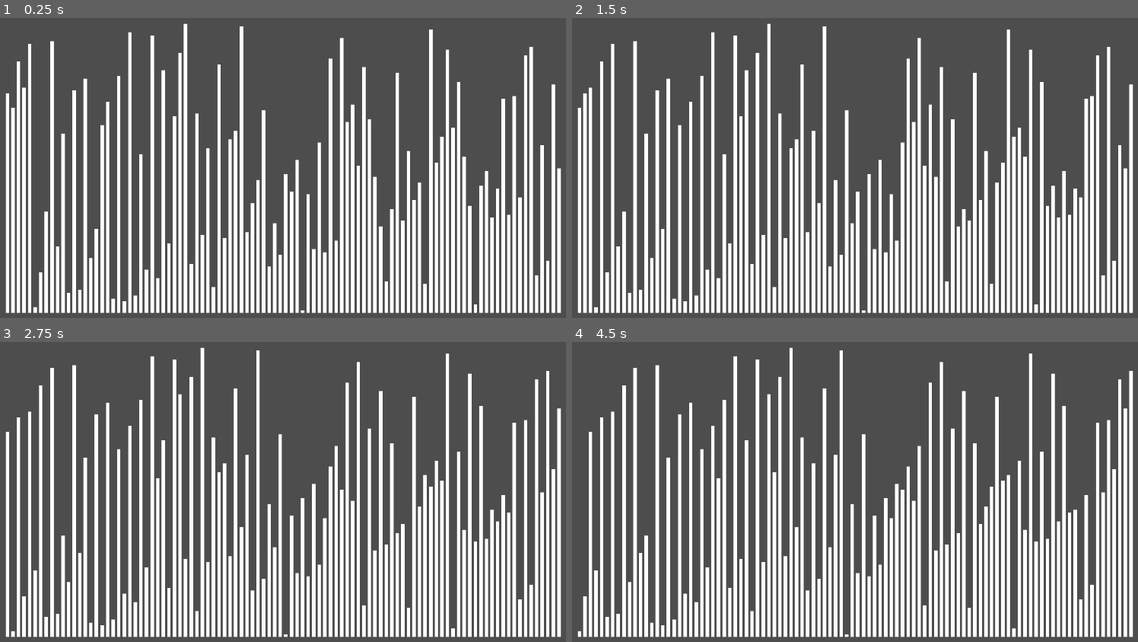
Above: before the commit, frames 1-4 (two rows, left to right).
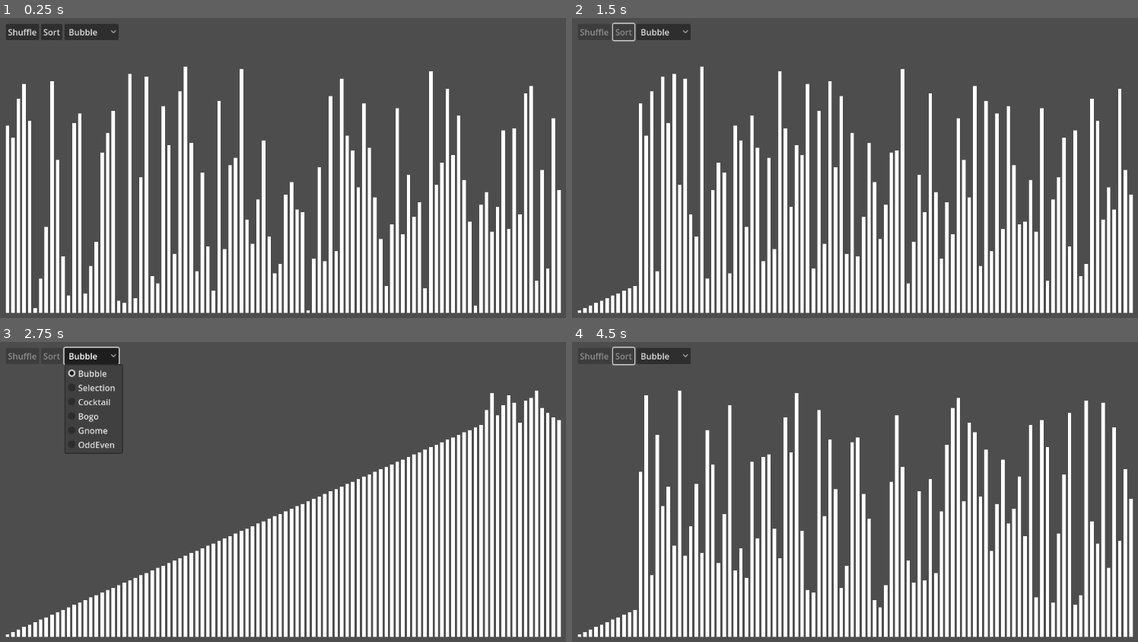
Above: after the commit, the same moments.

Repository: Shuflduf/Sorting-Algorithms-Visualiser
Game: Godot game, scene res://main.tscn
The game is run twice, just before and just after one commit, with the same random seed, the same clock (stepped at 60 frames per second) and the same inputs.
Inputs (mouse positions are in pixels of both pictures, inside the frame that each line leads up to):
- Up to frame 1 (0.25 s): no input
- Up to frame 2 (1.5 s): click (594, 33) at 0.5 s, where only the run after the commit has a clickable "Shuffle"; click (622, 33) at 1.25 s, where only the run after the commit has a clickable "Sort"
- Up to frame 3 (2.75 s): click (90, 357) at 2 s, where only the run after the commit has a clickable "Bubble"
- Up to frame 4 (4.5 s): click (662, 357) at 2.75 s, where only the run after the commit has a clickable "Bubble"; click (594, 357) at 3.5 s, where only the run after the commit has a clickable "Shuffle"; click (622, 357) at 4.25 s, where only the run after the commit has a clickable "Sort"

The runs differ from the first frame. In frame 1, 11% of the frame differs, in the area x 0-100%, y 1-98%; in frame 2, 21%; in frame 3, 20%; in frame 4, 21%.

Commit message:
basic ui

Diff:
--- a/bogo.gd
+++ b/bogo.gd
@@ -2,6 +2,6 @@
 
 
 func sort():
-	while !owner.sorted():
+	while !owner.is_sorted():
 		await get_tree().process_frame
 		owner.shuffle_bars()
--- a/bubble.gd
+++ b/bubble.gd
@@ -1,7 +1,7 @@
 extends Sorter
 
 func sort():
-	while !owner.sorted():
+	while !owner.is_sorted():
 		for i in %Bars.get_child_count() - 1:
 			var bar = %Bars.get_child(i)
 			var next_bar = %Bars.get_child(i + 1)
--- a/cocktail.gd
+++ b/cocktail.gd
@@ -4,7 +4,7 @@
 func sort():
 	var swapped = false
 
-	while !owner.sorted():
+	while !owner.is_sorted():
 		var c = %Bars.get_child_count() - (1 if !swapped else 0)
 		var c_range = range(1, c)
 
--- a/gnome.gd
+++ b/gnome.gd
@@ -3,7 +3,7 @@
 
 func sort():
 	var pos = 0
-	while !owner.sorted():
+	while !owner.is_sorted():
 		#await get_tree().process_frame
 		#for i in %Bars.get_child_count() - 1:
 		var bar = %Bars.get_child(pos)
--- a/main.gd
+++ b/main.gd
@@ -1,4 +1,7 @@
 extends Control
+
+signal sort_started
+signal sorted
 
 @export_range(2, 200, 1) var count = 10
 @export_range(0, 2, 0.01) var speed = 0.5
@@ -24,6 +27,10 @@
 
 	await get_tree().process_frame
 	shuffle_bars()
+	#so
+
+func sort():
+	sort_started.emit()
 	sorter.sort()
 
 func swap_bars(first: int, second: int, fast = false):
@@ -58,11 +65,12 @@
 		%Bars.move_child(%Bars.get_child(randi_range(0, count - 1)), randi_range(0, count - 1))
 
 
-func sorted() -> bool:
+func is_sorted() -> bool:
 	var smallest = 0
 	for i in %Bars.get_children():
 		if smallest > i.custom_minimum_size.y:
 			return false
 		else:
 			smallest = i.custom_minimum_size.y
+	sorted.emit()
 	return true
--- a/main.tscn
+++ b/main.tscn
@@ -1,7 +1,8 @@
-[gd_scene load_steps=9 format=3 uid="uid://ddlioyu0by21h"]
+[gd_scene load_steps=10 format=3 uid="uid://ddlioyu0by21h"]
 
 [ext_resource type="Script" path="res://main.gd" id="1_ki6lu"]
 [ext_resource type="PackedScene" uid="uid://d2xo0hstp1qty" path="res://bar.tscn" id="2_kwv4r"]
+[ext_resource type="Script" path="res://ui.gd" id="3_8a123"]
 [ext_resource type="Script" path="res://bubble.gd" id="3_h415j"]
 [ext_resource type="Script" path="res://selection.gd" id="4_ggfls"]
 [ext_resource type="Script" path="res://cocktail.gd" id="5_pv835"]
@@ -20,7 +21,7 @@
 count = 100
 speed = 0.0
 bar_scene = ExtResource("2_kwv4r")
-sorter = NodePath("Sorters/OddEven")
+sorter = NodePath("Sorters/Selection")
 
 [node name="MarginContainer" type="MarginContainer" parent="."]
 layout_mode = 1
@@ -34,16 +35,40 @@
 theme_override_constants/margin_right = 50
 theme_override_constants/margin_bottom = 50
 
-[node name="Bars" type="HBoxContainer" parent="MarginContainer"]
+[node name="VBoxContainer" type="VBoxContainer" parent="MarginContainer"]
+layout_mode = 2
+theme_override_constants/separation = 50
+
+[node name="UI" type="HBoxContainer" parent="MarginContainer/VBoxContainer" node_paths=PackedStringArray("buttons_to_disable")]
+layout_mode = 2
+script = ExtResource("3_8a123")
+buttons_to_disable = [NodePath("Shuffle"), NodePath("Sort")]
+
+[node name="Shuffle" type="Button" parent="MarginContainer/VBoxContainer/UI"]
+layout_mode = 2
+text = "Shuffle"
+
+[node name="Sort" type="Button" parent="MarginContainer/VBoxContainer/UI"]
+layout_mode = 2
+text = "Sort"
+
+[node name="Options" type="OptionButton" parent="MarginContainer/VBoxContainer/UI"]
 unique_name_in_owner = true
 layout_mode = 2
+selected = 0
 
-[node name="Bar" parent="MarginContainer/Bars" instance=ExtResource("2_kwv4r")]
+[node name="Bars" type="HBoxContainer" parent="MarginContainer/VBoxContainer"]
+unique_name_in_owner = true
+layout_mode = 2
+size_flags_vertical = 3
+
+[node name="Bar" parent="MarginContainer/VBoxContainer/Bars" instance=ExtResource("2_kwv4r")]
 unique_name_in_owner = true
 layout_mode = 2
 size_flags_vertical = 3
 
 [node name="Sorters" type="Node" parent="."]
+unique_name_in_owner = true
 
 [node name="Bubble" type="Node" parent="Sorters"]
 script = ExtResource("3_h415j")
@@ -62,3 +87,7 @@
 
 [node name="OddEven" type="Node" parent="Sorters"]
 script = ExtResource("8_m7avv")
+
+[connection signal="pressed" from="MarginContainer/VBoxContainer/UI/Shuffle" to="MarginContainer/VBoxContainer/UI" method="_on_shuffle_pressed"]
+[connection signal="pressed" from="MarginContainer/VBoxContainer/UI/Sort" to="MarginContainer/VBoxContainer/UI" method="_on_sort_pressed"]
+[connection signal="item_selected" from="MarginContainer/VBoxContainer/UI/Options" to="MarginContainer/VBoxContainer/UI" method="_on_options_item_selected"]
--- a/odd_even.gd
+++ b/odd_even.gd
@@ -2,10 +2,7 @@
 
 
 func sort():
-	while !owner.sorted():
-		#var bar = %Bars.get_child(pos)
-		#var prev_bar = %Bars.get_child(pos - 1)
-
+	while !owner.is_sorted():
 		for i in range(1, %Bars.get_child_count() - 1, 2):
 			if %Bars.get_child(i).custom_minimum_size.y > \
 					%Bars.get_child(i + 1).custom_minimum_size.y:
--- a/selection.gd
+++ b/selection.gd
@@ -3,7 +3,7 @@
 
 func sort():
 	var checked = 0
-	while !owner.sorted():
+	while !owner.is_sorted():
 
 		var smallest: Panel = null
 
--- /dev/null
+++ b/ui.gd
@@ -0,0 +1,33 @@
+extends HBoxContainer
+
+@onready var options: OptionButton = %Options
+
+@export var buttons_to_disable: Array[Button]
+
+func populate_options():
+	for i in %Sorters.get_children():
+		options.add_item(i.name)
+
+func _ready() -> void:
+	populate_options()
+	owner.sort_started.connect(disable_buttons)
+	owner.sorted.connect(enable_buttons)
+
+func enable_buttons():
+	for i in buttons_to_disable:
+		i.disabled = false
+
+func disable_buttons():
+	for i in buttons_to_disable:
+		i.disabled = true
+
+func _on_shuffle_pressed() -> void:
+	owner.shuffle_bars()
+
+
+func _on_sort_pressed() -> void:
+	owner.sort()
+
+
+func _on_options_item_selected(index: int) -> void:
+	owner.sorter = %Sorters.get_child(index)
